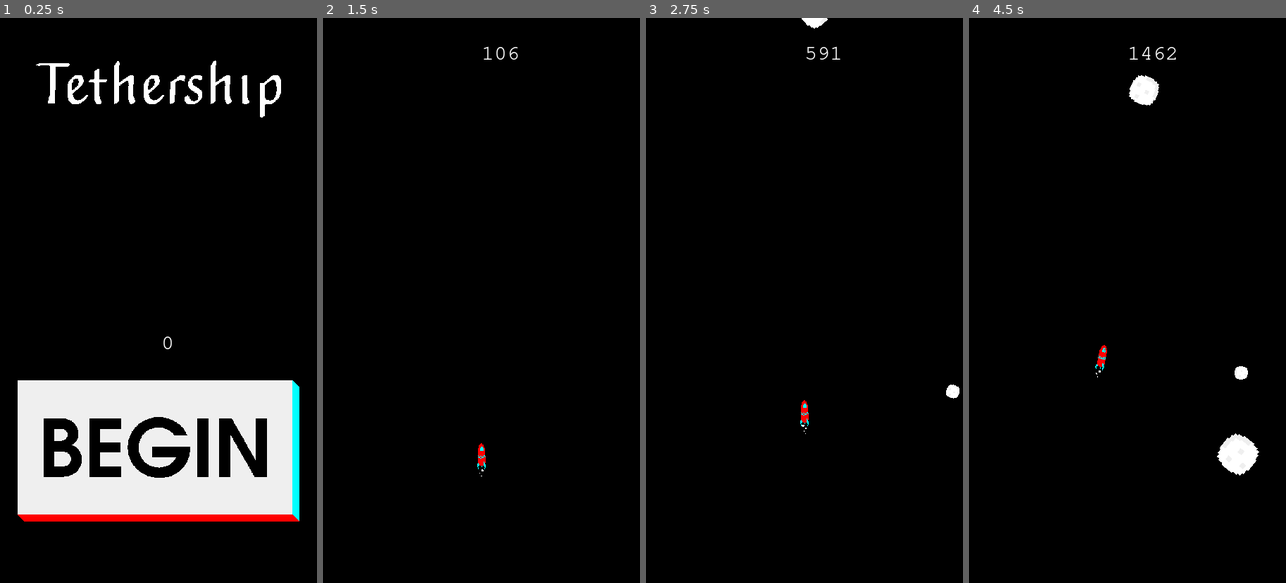
Above: before the commit, frames 1-4 (left to right).
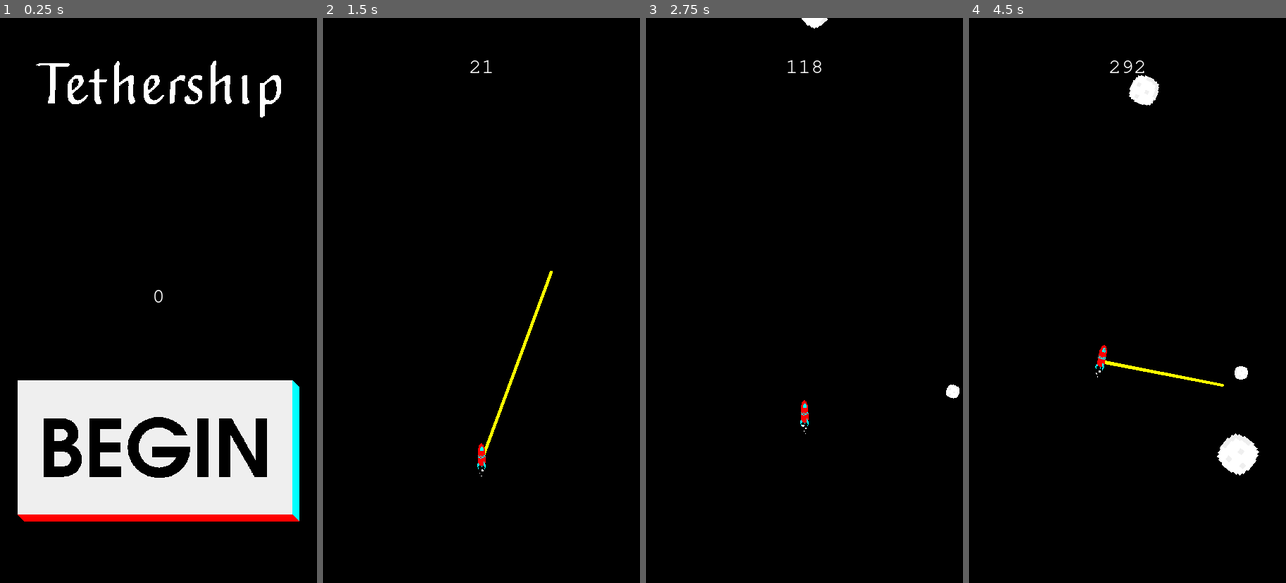
Above: after the commit, the same moments.

Repository: cooro/tethership
Game: Godot game, scene res://Title.tscn
The game is run twice, just before and just after one commit, with the same random seed, the same clock (stepped at 60 frames per second) and the same inputs.
Inputs (mouse positions are in pixels of both pictures, inside the frame that each line leads up to):
- Up to frame 1 (0.25 s): no input
- Up to frame 2 (1.5 s): click (481, 453) at 0.5 s; move the mouse to (551, 272) at 1.27 s; press the mouse at (551, 272) at 1.28 s
- Up to frame 3 (2.75 s): move the mouse to (741, 328) at 2.02 s; release the mouse at (741, 328) at 2.03 s; click (741, 328) at 2.1 s
- Up to frame 4 (4.5 s): move the mouse to (1159, 176) at 2.77 s; press the mouse at (1159, 176) at 2.78 s; move the mouse to (1111, 413) at 3.52 s; release the mouse at (1111, 413) at 3.53 s; click (1111, 413) at 3.6 s; move the mouse to (1222, 385) at 4.27 s; press the mouse at (1222, 385) at 4.28 s

The runs differ from the first frame. In frame 1, less than 0.1% of the frame differs, in the area x 48-55%, y 48-59%; in frame 2, 0.5%, in the area x 46-73%, y 5-78%; in frame 3, 0.1%; in frame 4, 0.4%.

Commit message:
Added the rope, tweaked the score algorithm.

Diff:
--- a/Main.gd
+++ b/Main.gd
@@ -12,10 +12,13 @@
 	Global.score = 0
 	scoremult = 1
 
+	get_node("Rope").set_point_position(0, Vector2(-10, -10))
+	get_node("Rope").set_point_position(1, Vector2(-10, -10))
+
 func _process(delta):
-	Global.score += (delta * get_node("Player").speed * scoremult)
+	Global.score += (delta * get_node("Player").speed)
 	intscore = floor(Global.score)
-	get_node("Scoreboard").text = str(intscore)
+	get_node("CenterContainer/Scoreboard").text = str(intscore)
 
 func _on_Timer_timeout():
 	var a = asteroid.instance()
@@ -39,9 +42,3 @@
 		destination = Vector2(rand_range(0, screen_size.x), 0)
 		a.speed = rand_range(50, 250)
 	a.direction = (destination - a.position).normalized()
-
-func _on_Player_near_miss():
-	scoremult = 5
-
-func _on_Player_safe():
-	scoremult = 1
--- a/Main.tscn
+++ b/Main.tscn
@@ -1,9 +1,9 @@
 [gd_scene load_steps=5 format=2]
 
 [ext_resource path="res://Main.gd" type="Script" id=1]
-[ext_resource path="res://Player.tscn" type="PackedScene" id=2]
-[ext_resource path="res://game-font.tres" type="DynamicFont" id=3]
-[ext_resource path="res://Label.gd" type="Script" id=4]
+[ext_resource path="res://game-font.tres" type="DynamicFont" id=2]
+[ext_resource path="res://Label.gd" type="Script" id=3]
+[ext_resource path="res://Player.tscn" type="PackedScene" id=4]
 
 [node name="Main" type="Node2D"]
 script = ExtResource( 1 )
@@ -13,7 +13,29 @@
 margin_bottom = 1280.0
 color = Color( 0, 0, 0, 1 )
 
-[node name="Player" parent="." instance=ExtResource( 2 )]
+[node name="CenterContainer" type="CenterContainer" parent="."]
+margin_right = 720.0
+margin_bottom = 240.0
+
+[node name="Scoreboard" type="Label" parent="CenterContainer"]
+margin_left = 345.0
+margin_top = 95.0
+margin_right = 374.0
+margin_bottom = 144.0
+custom_fonts/font = ExtResource( 2 )
+text = "0"
+align = 1
+script = ExtResource( 3 )
+
+[node name="Rope" type="Line2D" parent="."]
+points = PoolVector2Array( 0, 0, 0, 0 )
+width = 8.0
+default_color = Color( 1, 1, 0, 1 )
+texture_mode = 188380736
+begin_cap_mode = 2
+end_cap_mode = 2
+
+[node name="Player" parent="." instance=ExtResource( 4 )]
 position = Vector2( 360, 1024 )
 
 [node name="PlayerDeathPlane" type="Area2D" parent="."]
@@ -34,14 +56,4 @@
 
 [node name="Timer" type="Timer" parent="."]
 autostart = true
-
-[node name="Scoreboard" type="Label" parent="."]
-margin_right = 40.0
-margin_bottom = 14.0
-custom_fonts/font = ExtResource( 3 )
-text = "0"
-align = 1
-script = ExtResource( 4 )
-[connection signal="near_miss" from="Player" to="." method="_on_Player_near_miss"]
-[connection signal="safe" from="Player" to="." method="_on_Player_safe"]
 [connection signal="timeout" from="Timer" to="." method="_on_Timer_timeout"]
--- a/Player.gd
+++ b/Player.gd
@@ -1,8 +1,6 @@
 extends Area2D
 
 signal collision
-signal near_miss
-signal safe
 
 var screen_size  # Size of the game window.
 
@@ -33,6 +31,13 @@
 			if yank.length() < 0.1:
 				yank = Vector2(0, 0)  # if yank is small, make it zero
 
+		## Rope Code
+		get_parent().get_node("Rope").set_point_position(0, position)
+		get_parent().get_node("Rope").set_point_position(1, touch_pos)
+	else:
+		get_parent().get_node("Rope").set_point_position(0, Vector2(-10, -10))
+		get_parent().get_node("Rope").set_point_position(1, Vector2(-10, -10))
+
 	## Acceleration Code
 	speed = speed - (speed * yank.length()/2)
 	speed = speed + acceleration * delta
@@ -52,9 +57,3 @@
 	if area.z_index == 2:
 		emit_signal("collision")
 		lose()
-
-func _on_ScoreZoneArea2D_area_entered(area):
-	emit_signal("near_miss")
-
-func _on_ScoreZoneArea2D_area_exited(area):
-	emit_signal("safe")
--- a/Player.tscn
+++ b/Player.tscn
@@ -16,10 +16,6 @@
 "speed": 2.0
 } ]
 
-[sub_resource type="CapsuleShape2D" id=3]
-radius = 15.08
-height = 41.6041
-
 [node name="Player" type="Area2D"]
 rotation = -1.5708
 script = ExtResource( 1 )
@@ -36,13 +32,4 @@
 
 [node name="AnimatedSprite" type="AnimatedSprite" parent="."]
 frames = SubResource( 2 )
-
-[node name="ScoreZoneArea2D" type="Area2D" parent="."]
-
-[node name="ScoreZoneCollisionShape2D" type="CollisionShape2D" parent="ScoreZoneArea2D"]
-position = Vector2( 8, 0 )
-rotation = 1.5708
-shape = SubResource( 3 )
 [connection signal="area_entered" from="." to="." method="_on_Player_area_entered"]
-[connection signal="area_entered" from="ScoreZoneArea2D" to="." method="_on_ScoreZoneArea2D_area_entered"]
-[connection signal="area_exited" from="ScoreZoneArea2D" to="." method="_on_ScoreZoneArea2D_area_exited"]
--- a/Title.gd
+++ b/Title.gd
@@ -6,7 +6,7 @@
 
 # Called when the node enters the scene tree for the first time.
 func _ready():
-	get_node("Score").text = str(floor(Global.score))
+	get_node("CenterContainer/Score").text = str(floor(Global.score))
 
 # Called every frame. 'delta' is the elapsed time since the previous frame.
 #func _process(delta):
--- a/Title.tscn
+++ b/Title.tscn
@@ -17,11 +17,15 @@
 margin_bottom = 1280.0
 color = Color( 0, 0, 0, 1 )
 
-[node name="Score" type="Label" parent="."]
-margin_left = 360.0
-margin_top = 720.0
-margin_right = 400.0
-margin_bottom = 769.0
+[node name="CenterContainer" type="CenterContainer" parent="."]
+margin_right = 720.0
+margin_bottom = 1280.0
+
+[node name="Score" type="Label" parent="CenterContainer"]
+margin_left = 345.0
+margin_top = 615.0
+margin_right = 374.0
+margin_bottom = 664.0
 custom_fonts/font = ExtResource( 2 )
 text = "0"
 align = 1
Not shown: 1 places in Player.tscn that only renumber resources
Not shown, changed: export_presets.cfg
